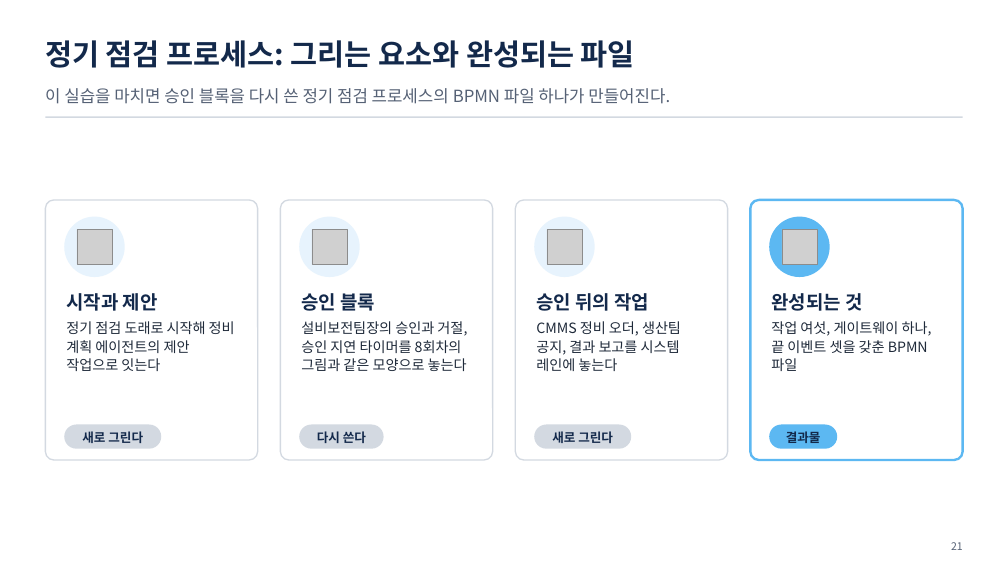
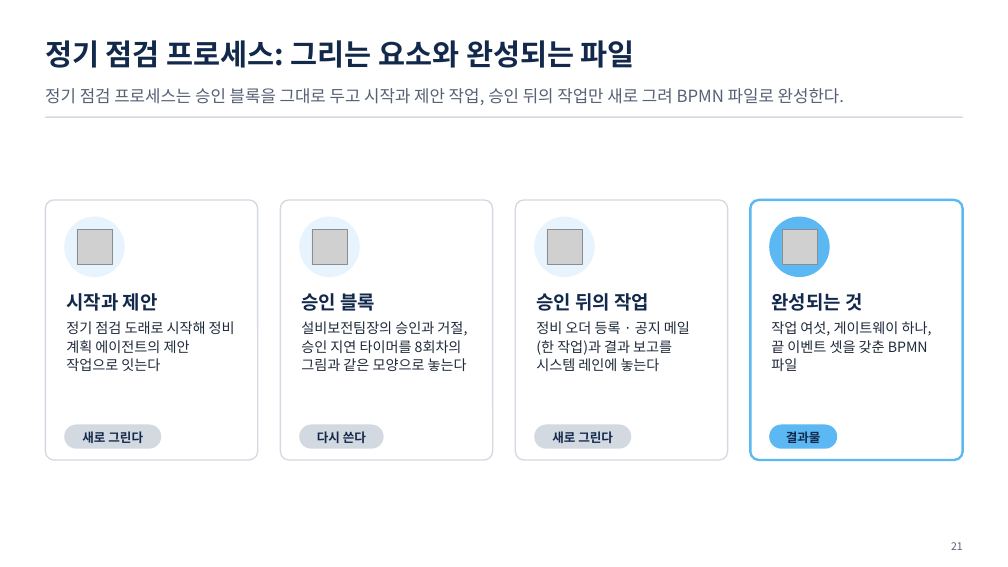
Before and after one commit to uengine-oss/hyd-iot-edu, a slide deck: slide 21 of docs/교재/통합반_오프라인/10회차/통합반_오프라인_10회차.pptx. Drawn at 1008x567 pixels with LibreOffice and Linux fonts; fonts in the diff are those of the drawing; grey boxes stand for pictures. Boxes give left, top, right and bottom in pixels: in the first picture for what was removed or moved away, otherwise in the second. Text is boxed around its words. In the diff, an @@ line names an element or a change of style, - is before the commit and + after.

```diff
--- a/docs/교재/통합반_오프라인/10회차/통합반_오프라인_10회차.pptx
+++ b/docs/교재/통합반_오프라인/10회차/통합반_오프라인_10회차.pptx
@@ text at (45, 88, 844, 105): text changed @@
-이 실습을 마치면 승인 블록을 다시 쓴 정기 점검 프로세스의 BPMN 파일 하나가 만들어진다.
+정기 점검 프로세스는 승인 블록을 그대로 두고 시작과 제안 작업, 승인 뒤의 작업만 새로 그려 BPMN 파일로 완성한다.
@@ text at (536, 321, 690, 371): text changed @@
-CMMS 정비 오더, 생산팀 공지, 결과 보고를 시스템 레인에 놓는다
+정비 오더 등록 · 공지 메일(한 작업)과 결과 보고를 시스템 레인에 놓는다
```
Also in this commit, not shown: 19 other slides changed, 2 slides added, 2 slides removed, 35 other files.
